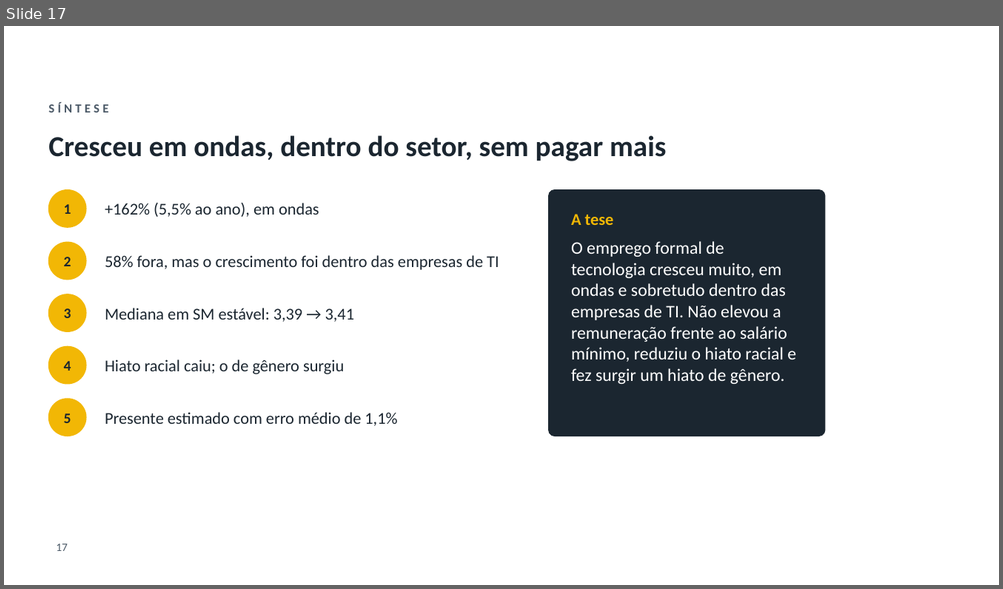
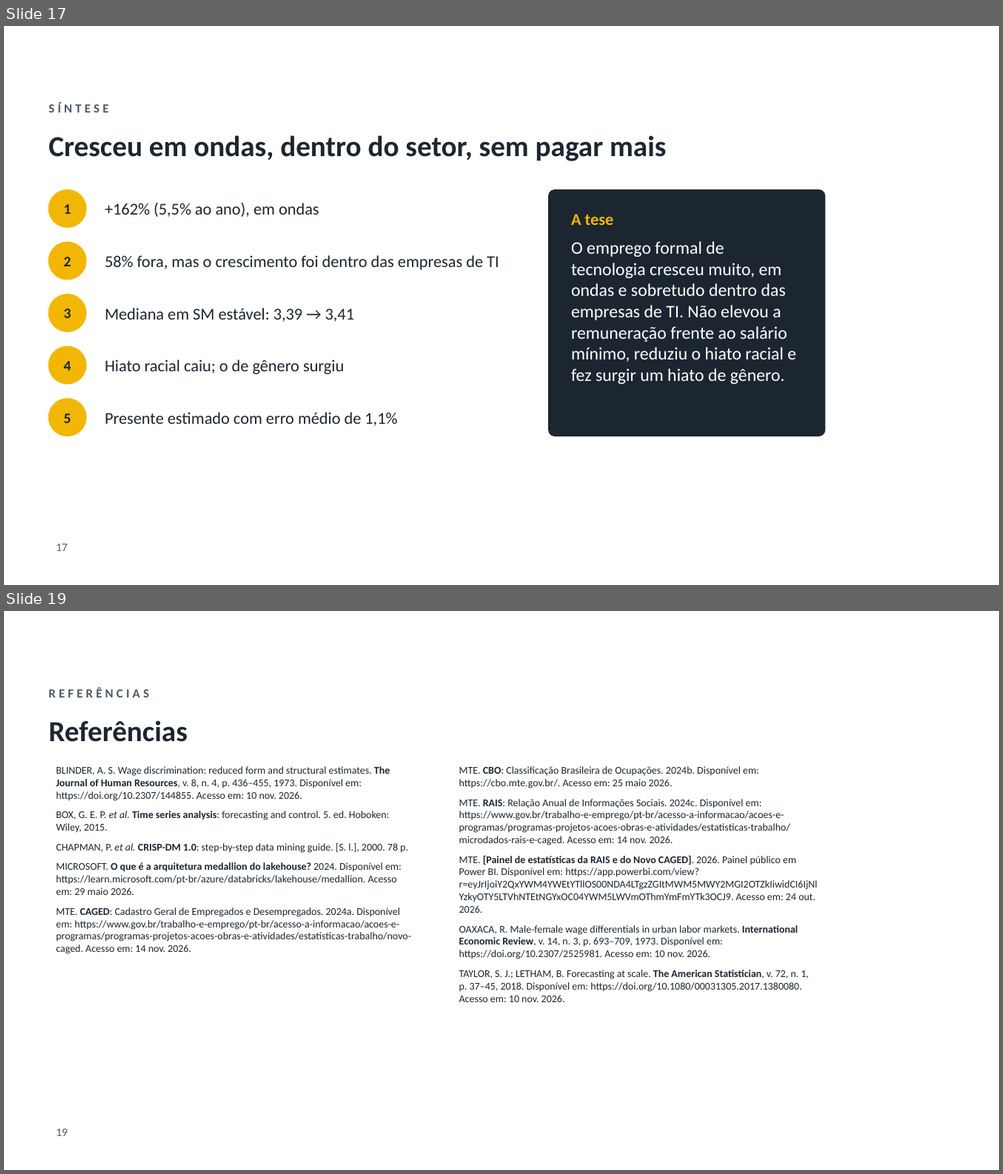
Before and after one commit to GianSE/mercadotech, a slide deck: apresentacao/apresentacao-tcc2.pptx. Shown one above the other, each under a label of ours: slide 17 before the commit, slides 17 and 19 after it; the slides between them are not shown. The pictures are 1003x589 and 1003x1174 pixels, drawn with LibreOffice and Linux fonts; fonts in the diff are those of the drawing; background and template pictures are left out. Boxes give left, top, right and bottom in pixels: in the first picture for what was removed or moved away, otherwise in the second. Text is boxed around its words. In the diff, an @@ line names an element or a change of style, - is before the commit and + after.

Commit message:
apresentacao: ABNT nos slides (fontes, citações e referências), falas mais naturais e mercadobrasil

```diff
--- a/apresentacao/apresentacao-tcc2.pptx
+++ b/apresentacao/apresentacao-tcc2.pptx
@@ slide 19 added at (4,611,999,1170), background picture (left out) @@
@@ text added at (48,688,149,698), 12 pt, text #4A5866, bold @@
+REFERÊNCIAS
@@ title added at (48,721,187,742), 28 pt, text #1B2630, bold @@
+Referências
@@ text added at (56,766,411,954), 10 pt, text #1B2630 @@
+BLINDER, A. S. Wage discrimination: reduced form and structural estimates. The Journal of Human Resources, v. 8, n. 4, p. 436–455, 1973. Disponível em: https://doi.org/10.2307/144855. Acesso em: 10 nov. 2026.
+BOX, G. E. P. et al. Time series analysis: forecasting and control. 5. ed. Hoboken: Wiley, 2015.
+CHAPMAN, P. et al. CRISP-DM 1.0: step-by-step data mining guide. [S. l.], 2000. 78 p.
+MICROSOFT. O que é a arquitetura medallion do lakehouse? 2024. Disponível em: https://learn.microsoft.com/pt-br/azure/databricks/lakehouse/medallion. Acesso em: 29 maio 2026.
+MTE. CAGED: Cadastro Geral de Empregados e Desempregados. 2024a. Disponível em: https://www.gov.br/trabalho-e-emprego/pt-br/acesso-a-informacao/acoes-e-programas/programas-projetos-acoes-obras-e-atividades/estatisticas-trabalho/novo-caged. Acesso em: 14 nov. 2026.
@@ text added at (459,766,817,1002), 10 pt, text #1B2630 @@
+MTE. CBO: Classificação Brasileira de Ocupações. 2024b. Disponível em: https://cbo.mte.gov.br/. Acesso em: 25 maio 2026.
+MTE. RAIS: Relação Anual de Informações Sociais. 2024c. Disponível em: https://www.gov.br/trabalho-e-emprego/pt-br/acesso-a-informacao/acoes-e-programas/programas-projetos-acoes-obras-e-atividades/estatisticas-trabalho/microdados-rais-e-caged. Acesso em: 14 nov. 2026.
+MTE. [Painel de estatísticas da RAIS e do Novo CAGED]. 2026. Painel público em Power BI. Disponível em: https://app.powerbi.com/view?r=eyJrIjoiY2QxYWM4YWEtYTllOS00NDA4LTgzZGItMWM5MWY2MGI2OTZkIiwidCI6IjNlYzkyOTY5LTVhNTEtNGYxOC04YWM5LWVmOThmYmFmYTk3OCJ9. Acesso em: 24 out. 2026.
+OAXACA, R. Male-female wage differentials in urban labor markets. International Economic Review, v. 14, n. 3, p. 693–709, 1973. Disponível em: https://doi.org/10.2307/2525981. Acesso em: 10 nov. 2026.
+TAYLOR, S. J.; LETHAM, B. Forecasting at scale. The American Statistician, v. 72, n. 1, p. 37–45, 2018. Disponível em: https://doi.org/10.1080/00031305.2017.1380080. Acesso em: 10 nov. 2026.
@@ page number added at (56,1129,68,1136), 11 pt, text #4A5866 @@
+19
```
Also in this commit, not shown: 15 slides changed, 3 other files.
